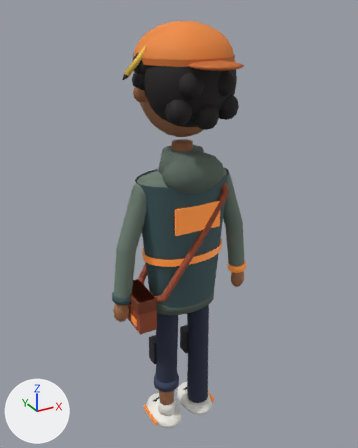
Before and after pictures for a commit that changed the FBX model MudancaAssombrada/Assets/Art/Characters/Tiago/SK_CHR_Tiago.fbx.
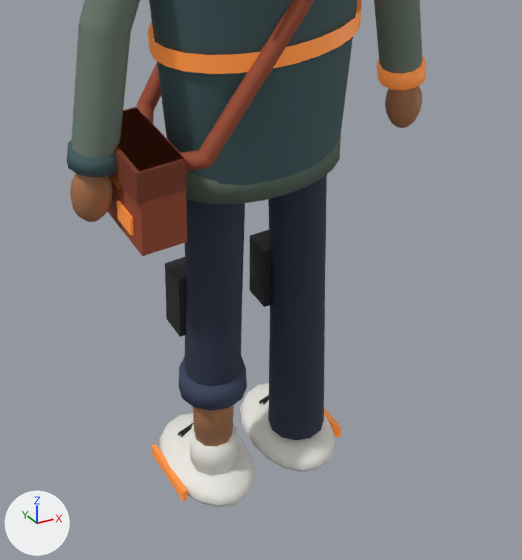
Each version is shown whole from a 50 mm camera at (-0.89, -1.583, 1.785) aimed at (-0.012, 0.012, 0.987), then close up on the part from 24% to 79% of the width and 53% to 100% of the height. The lights are fixed; the arrows at lower left show +X, +Y and +Z. The first two pictures are the older version. Where no turn or scale is listed for an object, it has been applied to the vertices.

The first close-up shows 'SK_CHR_Tiago'.
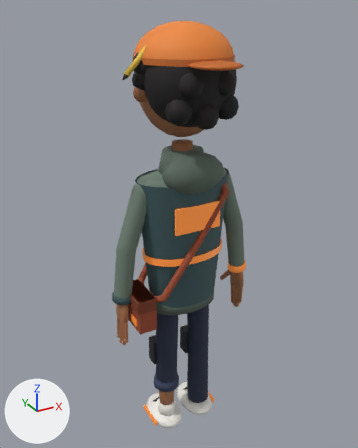
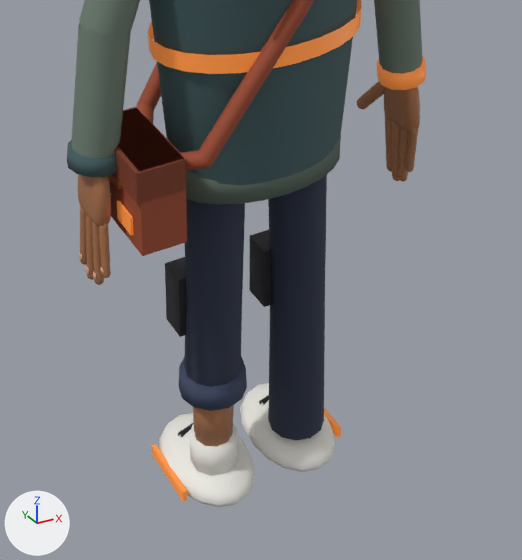
Changed parts and their boxes [x1, y1, x2, y2] in the close-ups (522 x 560 px):
```json
{"part": 1, "of": "me_sk_chr_tiago", "change": "added", "after": [80, 206, 87, 265]}
{"part": 2, "of": "me_sk_chr_tiago", "change": "added", "after": [99, 223, 111, 278], "on screen": "brown"}
{"part": 3, "of": "me_sk_chr_tiago", "change": "added", "after": [384, 111, 392, 172]}
{"part": 4, "of": "me_sk_chr_tiago", "change": "added", "after": [405, 126, 419, 172]}
{"part": 5, "of": "me_sk_chr_tiago", "change": "reshaped", "before": [70, 173, 113, 222], "after": [78, 174, 111, 285]}
{"part": 6, "of": "me_sk_chr_tiago", "change": "built on", "before": [385, 86, 422, 128], "after": [357, 81, 420, 182]}
```

Scene script edits in JSON lines:
```json
{"op": "add", "block": "mat_mat_chr_tiago_unha", "code": ["mat_mat_chr_tiago_unha = principled_material('MAT_CHR_Tiago_Unha')", "mat_mat_chr_tiago_unha.base_color = (0.694, 0.392, 0.254)  # beige #d9a88a", "mat_mat_chr_tiago_unha.roughness = 0.4"]}
{"block": "me_sk_chr_tiago", "where": "# used by ob_sk_chr_tiago; location = (0.0, 0.0, 0.0)"}
{"op": "remove", "block": "me_sk_chr_tiago", "code": "me_sk_chr_tiago.from_pydata(...)  # 3542 vertices, 3490 faces; spans x -0.32..0.32, y -0.15..0.19, z 0.0..1.73"}
{"op": "add", "block": "me_sk_chr_tiago", "code": "me_sk_chr_tiago.from_pydata(...)  # 4782 vertices, 4850 faces; spans x -0.32..0.32, y -0.15..0.19, z 0.0..1.73"}
{"block": "me_sk_chr_tiago", "change": "me_sk_chr_tiago part 1: a new loose piece of 98 vertices spanning x -0.29..-0.27, y 0.02..0.05, z 0.52..0.63, in mat_mat_chr_tiago_pele (brown #a8704a)"}
{"block": "me_sk_chr_tiago", "change": "me_sk_chr_tiago part 2: a new loose piece of 98 vertices spanning x -0.29..-0.27, y -0.05..-0.02, z 0.55..0.64, in mat_mat_chr_tiago_pele (brown #a8704a)"}
{"block": "me_sk_chr_tiago", "change": "me_sk_chr_tiago part 3: a new loose piece of 98 vertices spanning x 0.27..0.29, y 0.02..0.04, z 0.52..0.63, in mat_mat_chr_tiago_pele (brown #a8704a)"}
{"block": "me_sk_chr_tiago", "change": "me_sk_chr_tiago part 4: a new loose piece of 98 vertices spanning x 0.27..0.29, y -0.04..-0.02, z 0.55..0.64, in mat_mat_chr_tiago_pele (brown #a8704a)"}
{"block": "me_sk_chr_tiago", "change": "me_sk_chr_tiago part 5: 16 vertices moved from x -0.31..-0.26, y -0.02..0.02, z 0.62..0.72 to x -0.29..-0.26, y -0.02..0.02, z 0.62..0.72; 65 vertices removed from x -0.31..-0.25, y -0.03..0.03, z 0.62..0.71; 359 vertices added at x -0.29..-0.24, y -0.04..0.09, z 0.51..0.72"}
{"block": "me_sk_chr_tiago", "change": "me_sk_chr_tiago part 6: 17 vertices moved from x 0.26..0.31, y -0.02..0.02, z 0.62..0.72 to x 0.26..0.29, y -0.02..0.02, z 0.62..0.72; 64 vertices removed from x 0.25..0.31, y -0.03..0.03, z 0.62..0.71; 358 vertices added at x 0.24..0.29, y -0.04..0.09, z 0.51..0.72"}
{"block": "me_sk_chr_tiago", "change": "other edits to the shape of me_sk_chr_tiago do not show in these pictures"}
{"op": "add", "block": "me_sk_chr_tiago", "code": "me_sk_chr_tiago.materials.append(mat_mat_chr_tiago_unha)  # beige #d9a88a"}
```
